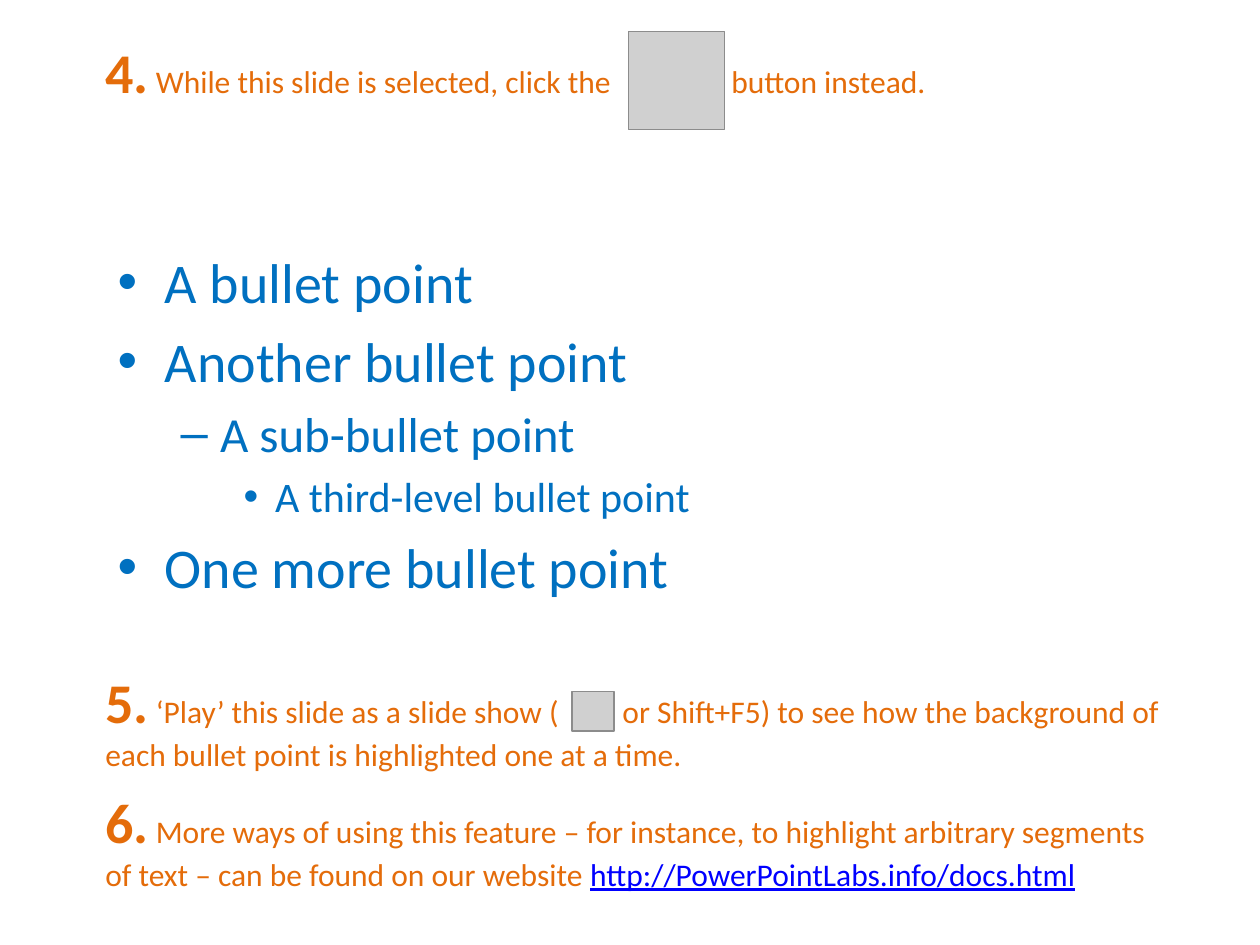
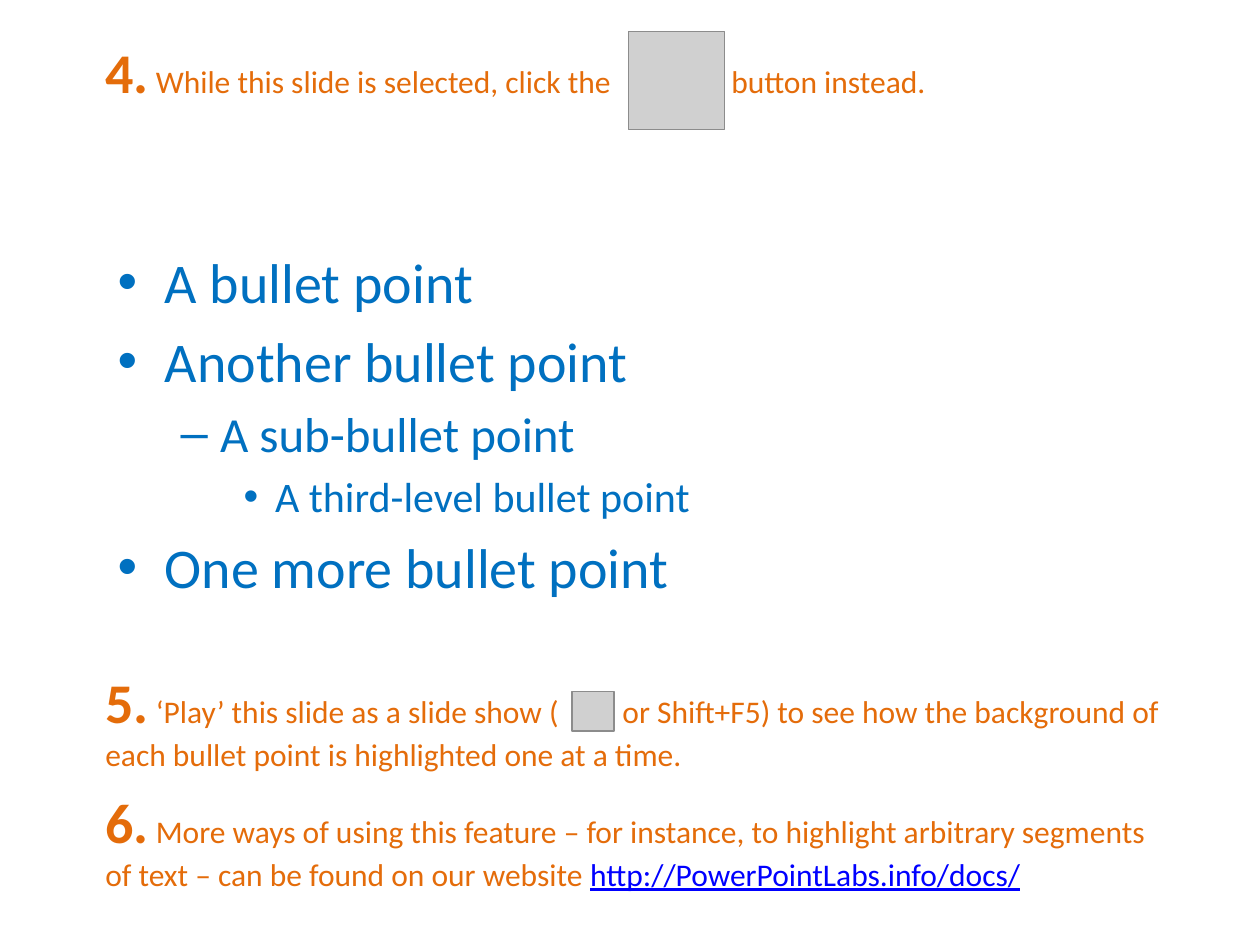
Before and after one commit to PowerPointLabs/PowerPointLabs-Website, a slide deck: slide 7 of samples/tutorial.pptx. Drawn at 1260x945 pixels with LibreOffice and Linux fonts; fonts in the diff are those of the drawing; grey boxes stand for pictures. Boxes give left, top, right and bottom in pixels: in the first picture for what was removed or moved away, otherwise in the second. Text is boxed around its words. In the diff, an @@ line names an element or a change of style, - is before the commit and + after.

Commit message:
update docs to match website changes (#50)

```diff
--- a/samples/tutorial.pptx
+++ b/samples/tutorial.pptx
@@ text at bbox=[105, 804, 1145, 891]: text changed @@
-6. More ways of using this feature – for instance, to highlight arbitrary segments of text – can be found on our website http://PowerPointLabs.info/docs.html
+6. More ways of using this feature – for instance, to highlight arbitrary segments of text – can be found on our website http://PowerPointLabs.info/docs/
```
Also in this commit, not shown: 2 other slides changed, 1 other file.
